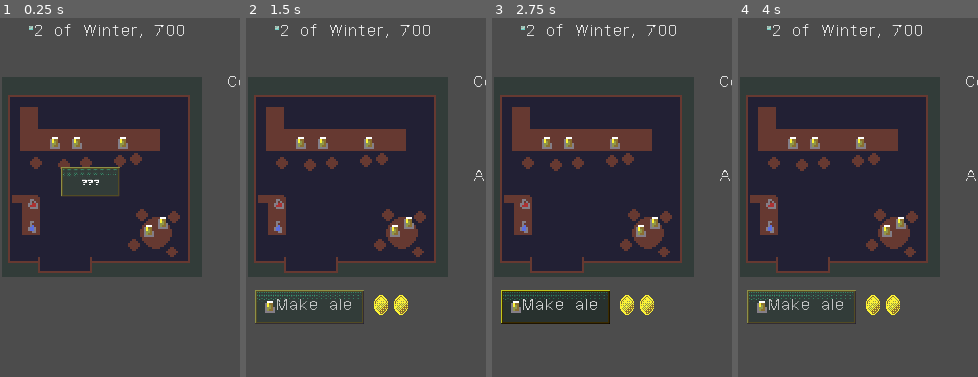
Above: before the commit, frames 1-4 (left to right).
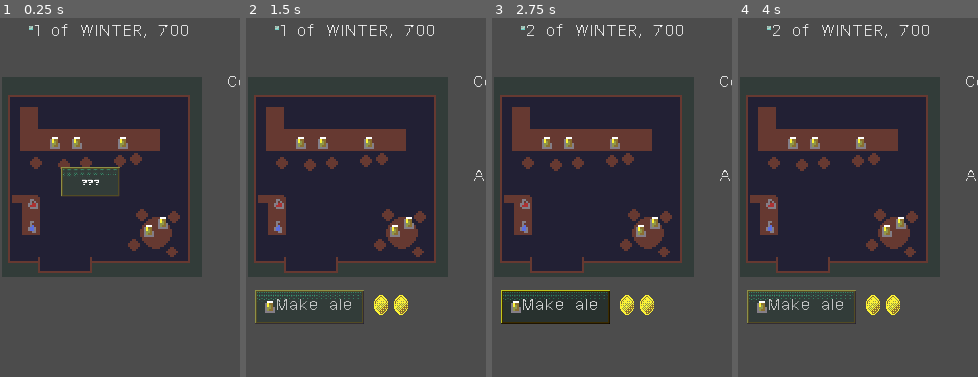
Above: after the commit, the same moments.

Repository: RoxT/InnKeeperUnlimited
Game: Godot game, scene res://Inn.tscn
Same seed, same stepped clock (60 frames per second), same inputs: the game is played once before the commit and once after it.
Inputs (mouse positions are % of the whole screen's width and height, from its top left):
- Up to frame 1 (0.25 s): no input
- Up to frame 2 (1.5 s): click (19, 23) at 0.5 s; click "Next" at 1.25 s
- Up to frame 3 (2.75 s): click "Make ale" at 2 s
- Up to frame 4 (4 s): click "Skills ->" at 2.75 s; click "Back to Inn" at 3.5 s
The pictures show only the part of the screen within x 0-50%, y 0-50%; the shares and areas given below are measured in that part.

The runs differ from the first frame. In frame 1, 0.6% of the frame differs, in the area x 14-79%, y 1-6%; in frame 2, 0.6%; in frame 3, 0.4%; in frame 4, 0.4%.
Error before the commit: Invalid get index 'festivals' (on base: 'Node (Stats.gd)'). (res://scripts/SceneController.gd:69)

Commit message:
festivals cont. Can add supplies

Diff:
--- a/project/DialogScene.tscn
+++ b/project/DialogScene.tscn
@@ -24,7 +24,7 @@
 
 [node name="RichTextLabelTiny" type="RichTextLabel" parent="MarginContainer/VBoxContainer"]
 margin_right = 450.0
-margin_bottom = 656.0
+margin_bottom = 652.0
 size_flags_vertical = 3
 custom_fonts/italics_font = ExtResource( 1 )
 custom_fonts/bold_font = ExtResource( 3 )
@@ -34,11 +34,11 @@
 [b]Hello I'm TinierBold[/b]
 [i]Hello I'm Tinier[/i]"
 text = "HEllo I'm tiny
-[b]Hello I'm TinierBold[/b]
-[i]Hello I'm Tinier[/i]"
+Hello I'm TinierBold
+Hello I'm Tinier"
 
 [node name="Next" type="Button" parent="MarginContainer/VBoxContainer"]
-margin_top = 660.0
+margin_top = 656.0
 margin_right = 450.0
 margin_bottom = 690.0
 rect_min_size = Vector2( 0, 30 )
--- a/project/Inn.tscn
+++ b/project/Inn.tscn
@@ -13,6 +13,7 @@
 [ext_resource path="res://textures/fourxfour.png" type="Texture" id=11]
 [ext_resource path="res://resources/header.tres" type="Theme" id=12]
 [ext_resource path="res://textures/seasons/seasons.tres" type="Theme" id=13]
+[ext_resource path="res://textures/event gladiator.png" type="Texture" id=14]
 
 [sub_resource type="AnimatedTexture" id=1]
 flags = 4
@@ -61,6 +62,20 @@
 "update": 1,
 "values": [ true, false ]
 }
+tracks/3/type = "method"
+tracks/3/path = NodePath("../Inn")
+tracks/3/interp = 1
+tracks/3/loop_wrap = true
+tracks/3/imported = false
+tracks/3/enabled = true
+tracks/3/keys = {
+"times": PoolRealArray( 4 ),
+"transitions": PoolRealArray( 1 ),
+"values": [ {
+"args": [  ],
+"method": "update_stock"
+} ]
+}
 
 [node name="SceneController" type="Node"]
 script = ExtResource( 1 )
@@ -258,6 +273,10 @@
 margin_bottom = 18.0
 text = "10th of Summer"
 
+[node name="FestivalSprite" type="Sprite" parent="Inn/Date"]
+position = Vector2( -20, 4 )
+texture = ExtResource( 14 )
+
 [node name="Sprite" type="Sprite" parent="Inn/Date"]
 position = Vector2( -4, 2 )
 texture = ExtResource( 11 )
@@ -270,11 +289,13 @@
 visible = false
 
 [node name="Panel" type="Panel" parent="Season"]
+modulate = Color( 0, 0, 0, 0 )
 anchor_right = 1.0
 anchor_bottom = 1.0
 theme = ExtResource( 13 )
 
 [node name="Label" type="Label" parent="Season"]
+modulate = Color( 1, 1, 1, 0 )
 margin_left = 202.0
 margin_top = 75.0
 margin_right = 284.0
@@ -285,9 +306,36 @@
 [node name="SeasonPlayer" type="AnimationPlayer" parent="Season"]
 anims/wipe = SubResource( 2 )
 
+[node name="Proceeds" type="CanvasLayer" parent="."]
+layer = 100
+visible = false
+
+[node name="Panel" type="Panel" parent="Proceeds"]
+anchor_right = 1.0
+anchor_bottom = 1.0
+
+[node name="Margin" type="MarginContainer" parent="Proceeds/Panel"]
+anchor_right = 1.0
+anchor_bottom = 1.0
+
+[node name="RichTextLabel" type="RichTextLabel" parent="Proceeds/Panel/Margin"]
+margin_left = 15.0
+margin_top = 15.0
+margin_right = 465.0
+margin_bottom = 705.0
+text = "Proceeds"
+
+[node name="BackToInn" type="Button" parent="Proceeds/Panel"]
+margin_left = 11.0
+margin_top = 664.0
+margin_right = 134.0
+margin_bottom = 698.0
+text = "Back to Inn"
+
 [connection signal="pressed" from="Inn/buttons/ale" to="Inn" method="_on_ale_pressed"]
 [connection signal="pressed" from="Inn/buttons/potion" to="Inn" method="_on_potion_pressed"]
 [connection signal="pressed" from="Inn/buttons/rest" to="Inn" method="_on_rest_pressed"]
 [connection signal="pressed" from="Inn/buttons/SkillsBtn" to="." method="_on_SkillsBtn_pressed"]
 [connection signal="pressed" from="Inn/buttons/OfficeBtn" to="." method="_on_OfficeBtn_pressed"]
 [connection signal="pressed" from="Inn/DialogBtn" to="." method="_on_DialogBtn_pressed"]
+[connection signal="button_down" from="Proceeds/Panel/BackToInn" to="." method="_on_Proceeds_BackToInn_button_down"]
--- a/project/Office.tscn
+++ b/project/Office.tscn
@@ -18,6 +18,7 @@
 brewers = 1
 slime_density = 1.0
 active_posts = [ 1 ]
+festivals_this_month = [  ]
 
 [node name="Office" type="Node2D"]
 script = ExtResource( 1 )
@@ -86,46 +87,47 @@
 text = "0/50"
 align = 2
 
-[node name="Festivals" type="VBoxContainer" parent="MarginContainer/HBox"]
+[node name="FestivalsLabel" type="Label" parent="MarginContainer/HBox"]
 margin_top = 251.0
 margin_right = 450.0
 margin_bottom = 265.0
+text = "Upcoming Festivals"
+
+[node name="Festivals" type="VBoxContainer" parent="MarginContainer/HBox"]
+margin_top = 273.0
+margin_right = 450.0
+margin_bottom = 273.0
 script = ExtResource( 5 )
 
-[node name="Label" type="Label" parent="MarginContainer/HBox/Festivals"]
+[node name="BuffsLabel" type="Label" parent="MarginContainer/HBox"]
+margin_top = 281.0
 margin_right = 450.0
-margin_bottom = 14.0
-text = "Upcoming Festivals"
-
-[node name="BuffsLabel" type="Label" parent="MarginContainer/HBox"]
-margin_top = 273.0
-margin_right = 450.0
-margin_bottom = 287.0
+margin_bottom = 295.0
 
 [node name="TitleB" type="Label" parent="MarginContainer/HBox"]
-margin_top = 295.0
+margin_top = 303.0
 margin_right = 450.0
-margin_bottom = 309.0
+margin_bottom = 317.0
 text = "Billboard Posts"
 align = 1
 
 [node name="Posted" type="VBoxContainer" parent="MarginContainer/HBox"]
-margin_top = 317.0
+margin_top = 325.0
 margin_right = 450.0
-margin_bottom = 317.0
+margin_bottom = 325.0
 script = ExtResource( 4 )
 
 [node name="TitleP" type="Label" parent="MarginContainer/HBox"]
-margin_top = 325.0
+margin_top = 333.0
 margin_right = 450.0
-margin_bottom = 339.0
+margin_bottom = 347.0
 text = "Add Posting"
 align = 1
 
 [node name="Unposted" type="VBoxContainer" parent="MarginContainer/HBox"]
-margin_top = 347.0
+margin_top = 355.0
 margin_right = 450.0
-margin_bottom = 347.0
+margin_bottom = 355.0
 script = ExtResource( 4 )
 
 [node name="BackToInn" type="Button" parent="."]
--- a/project/office/Festivals.gd
+++ b/project/office/Festivals.gd
@@ -1,38 +1,58 @@
 extends VBoxContainer
 
-
-# Declare member variables here. Examples:
-# var a: int = 2
-# var b: String = "text"
-
+var Festival := preload("res://office/festival.tscn")
+var loaded := false
+var game:SaveGame
+var season
 
 # Called when the node enters the scene tree for the first time.
 func _ready() -> void:
-	pass # Replace with function body.
+	assert(game)
+	refresh()
+	loaded = true
 
+func _enter_tree() -> void:
+	if loaded:
+		refresh()
+
+func refresh():
+	var date := game.get_date()
+	if date.season != season:
+		for c in get_children():
+			c.queue_free()
+		for f in festivals[date.season]:
+			f = f as festival
+			var post := Festival.instance()
+			post.game = game
+			post.init(f, tr("SEASONS" + str(season)))
+			add_child(post)
 
 
 var festivals = {
 	S.seasons.WINTER: [
-		festival.new("Gladiator Games", 15, [S.things.ALE, S.things.POTIONS])
+		festival.new(S.festivals.GLADIATOR, "Gladiator Games", 5, [S.things.ALE, S.things.POTIONS], "res://textures/event gladiator.png")
 	],
 	S.seasons.SPRING: [
-		festival.new("Gladiator Games", 15, [S.things.ALE, S.things.POTIONS])
+		festival.new(S.festivals.GLADIATOR, "Gladiator Games", 5, [S.things.ALE, S.things.POTIONS], "res://textures/event gladiator.png")
 	],
 	S.seasons.SUMMER: [
-		festival.new("Gladiator Games", 15, [S.things.ALE, S.things.POTIONS])
+		festival.new(S.festivals.GLADIATOR, "Gladiator Games", 5, [S.things.ALE, S.things.POTIONS], "res://textures/event gladiator.png")
 	],
 	S.seasons.FALL: [
-		festival.new("Gladiator Games", 15, [S.things.ALE, S.things.POTIONS])
+		festival.new(S.festivals.GLADIATOR, "Gladiator Games", 5, [S.things.ALE, S.things.POTIONS], "res://textures/event gladiator.png")
 	],
 }
 
 class festival:
+	var id:int
 	var title:String
 	var day:int
 	var supplies:Array
+	var icon:String
 
-	func _init(new_title, new_day, new_supplies:Array):
+	func _init(new_id:int, new_title, new_day, new_supplies:Array, new_icon:String):
+		id = new_id
 		title=new_title
 		day=new_day
 		supplies=new_supplies
+		icon=new_icon
--- a/project/office/festival.gd
+++ b/project/office/festival.gd
@@ -1,44 +1,82 @@
 extends VBoxContainer
 
-export var save_game_override:Resource
 var game:SaveGame
-var loaded := false
 
 export var title:String
-export var icon:Texture
+export(String, FILE, "*.png") var icon
 export var season:String
-export var day:String
+export var day:int
 export var description:String
 const help_notes := "FESTIVAL_HELP_NOTES"
 export(Array, S.things) var supplies
 export var amount := 10
+var id:int
+var festival:FestivalR
 
 onready var options := $Dialog_VBox/Options
+onready var dialog := $Dialog_VBox
+onready var arrow := $OfficeAction/Arrow
+onready var togo := $Dialog_VBox/ToGo
+onready var reset := $Dialog_VBox/Options/Reset
 
-signal supply_added
+signal changed
+
+func init(f, season:String):
+	id = f.id
+	title = f.title
+	self.season = season
+	day = f.day
+	description = f.title
+	supplies = f.supplies
+	icon = f.icon
 
 # Called when the node enters the scene tree for the first time.
 func _ready() -> void:
 	for c in options.get_children():
 		c.queue_free()
+	reset = Button.new()
+	reset.text = "Remove All"
+	reset.connect("pressed", self, "on_reset_btn_pressed")
 	for supply in supplies:
+		var name_str:String = S.things.keys()[supply]
 		var btn := Button.new()
-		btn.text = "Add " + str(amount) + " " + S.things.keys()[supply].capitalize()
+		btn.text = "Add " + str(amount) + " " + name_str.capitalize()
 		btn.name = S.things.keys()[supply]
 		options.add_child(btn, true)
-		var err := btn.connect("pressed", self, "_on_button_pressed", [S.things.keys()[supply]])
+		var err := btn.connect("pressed", self, "_on_button_pressed", [name_str])
 		if err != OK: push_error("connect err: " + str(err))
-	if !game: game = save_game_override
 	refresh()
-	loaded = true
+	dialog.hide()
 
 func refresh():
+	var shipped := day == game.get_date().day - 1
+	reset.disabled = shipped
 	for c in options.get_children():
 		if S.things.has(c.name):
 			var count := game.get_thing_count(c.name)
 			c.disabled = count < amount
+	togo.text = "To go"
+	if shipped: togo.text += " (shipped)"
+	togo.text += ": "
+	var shipping := game.get_festival_supplies(id) # supply:String : {amount:int}
+	var thing := S.thing(supplies[0])
+	togo.text += str(shipping[thing]) + " " + thing
+	if supplies.size() == 2:
+		thing = S.thing(supplies[1])
+		togo.text += " and " + str(shipping[thing]) + " " + thing
+
+
+func on_reset_btn_pressed():
+	game.reset_festival_supplies(id)
+	refresh()
+	emit_signal("changed")
 
 func _on_button_pressed(supply:String):
-	game.change_thing_count(supply, amount)
+	game.store_festival_supplies(id, supply, amount)
 	refresh()
-	emit_signal("supply_added")
+	emit_signal("changed")
+
+
+func _on_OfficeAction_toggled(button_pressed: bool) -> void:
+	dialog.visible = button_pressed
+	arrow.flip_h = !button_pressed
--- a/project/office/festival.tscn
+++ b/project/office/festival.tscn
@@ -1,34 +1,17 @@
-[gd_scene load_steps=8 format=2]
+[gd_scene load_steps=6 format=2]
 
 [ext_resource path="res://textures/arrow.png" type="Texture" id=1]
 [ext_resource path="res://textures/event gladiator.png" type="Texture" id=2]
 [ext_resource path="res://resources/tinierBold.tres" type="DynamicFont" id=3]
 [ext_resource path="res://office/festival.gd" type="Script" id=4]
-[ext_resource path="res://scripts/SaveGameR.gd" type="Script" id=5]
 [ext_resource path="res://resources/label_theme.tres" type="Theme" id=6]
-
-[sub_resource type="Resource" id=1]
-script = ExtResource( 5 )
-coins = 10
-ale = 20
-slimes = 0
-potions = 5
-hp = 0
-patrons = 3
-turns = 1
-brewers = 1
-slime_density = 1.0
-active_posts = [  ]
 
 [node name="festival" type="VBoxContainer"]
 margin_right = 480.0
 margin_bottom = 151.0
 script = ExtResource( 4 )
-save_game_override = SubResource( 1 )
 title = "Gladiator Games"
-icon = ExtResource( 2 )
 season = "Summer"
-day = "15"
 description = "Fight Fight Fight"
 supplies = [ 0, 1 ]
 
@@ -49,7 +32,7 @@
 [node name="Dialog_VBox" type="VBoxContainer" parent="."]
 margin_top = 46.0
 margin_right = 480.0
-margin_bottom = 170.0
+margin_bottom = 190.0
 
 [node name="Title" type="Label" parent="Dialog_VBox"]
 margin_right = 480.0
@@ -74,10 +57,18 @@
 text = "All supplies set aside will be sold on the date of the festival"
 autowrap = true
 
-[node name="Options" type="HBoxContainer" parent="Dialog_VBox"]
+[node name="ToGo" type="Label" parent="Dialog_VBox"]
 margin_top = 79.0
 margin_right = 480.0
-margin_bottom = 113.0
+margin_bottom = 95.0
+theme = ExtResource( 6 )
+text = "To Go: 20 ale and 10 potions"
+autowrap = true
+
+[node name="Options" type="HBoxContainer" parent="Dialog_VBox"]
+margin_top = 99.0
+margin_right = 480.0
+margin_bottom = 133.0
 
 [node name="Reset" type="Button" parent="Dialog_VBox/Options"]
 margin_right = 116.0
@@ -97,9 +88,9 @@
 text = "Add 10 Potions"
 
 [node name="HSeparator" type="HSeparator" parent="Dialog_VBox"]
-margin_top = 117.0
+margin_top = 137.0
 margin_right = 480.0
-margin_bottom = 124.0
+margin_bottom = 144.0
 custom_constants/separation = 7
 
 [connection signal="toggled" from="OfficeAction" to="." method="_on_OfficeAction_toggled"]
--- a/project/project.godot
+++ b/project/project.godot
@@ -9,6 +9,11 @@
 config_version=4
 
 _global_script_classes=[ {
+"base": "Resource",
+"class": "FestivalR",
+"language": "GDScript",
+"path": "res://scripts/FestivalR.gd"
+}, {
 "base": "Resource",
 "class": "SaveGame",
 "language": "GDScript",
@@ -25,6 +30,7 @@
 "path": "res://skills/RSkillSet.gd"
 } ]
 _global_script_class_icons={
+"FestivalR": "",
 "SaveGame": "",
 "Skill": "",
 "SkillSet": ""
--- /dev/null
+++ b/project/resources/a_festival.tres
@@ -0,0 +1,13 @@
+[gd_resource type="Resource" load_steps=2 format=2]
+
+[ext_resource path="res://scripts/FestivalR.gd" type="Script" id=1]
+
+[resource]
+script = ExtResource( 1 )
+id = 1
+supplies = [ 1, 0 ]
+amounts_saved = {
+0: 20,
+2: 30
+}
+day = 0
--- a/project/resources/office_translations.csv
+++ b/project/resources/office_translations.csv
@@ -7,8 +7,8 @@
 RANDOM3,So and so is becoming an adventurer
 SLIMES_WANTED,Local tavern is paying for slimes
 ESCORTS_WANTED,Local tavern offering to escort travellers
-SPRING,Spring
-SUMMER,Summer
-FALL,Fall
-WINTER,Winter
 FESTIVAL_HELP_NOTES,All supplies set aside will be sold on the date of the festival
+SEASONS0,Spring
+SEASONS1,Summer
+SEASONS2,Fall
+SEASONS3,Winter
--- /dev/null
+++ b/project/scripts/FestivalR.gd
@@ -0,0 +1,22 @@
+class_name FestivalR
+extends Resource
+
+export(S.festivals) var id
+export(Array, S.things) var supplies
+export(Dictionary) var amounts_saved # supply:String : {amount:int}
+export(int) var day
+export(String, FILE, "*.png") var icon
+
+func _init(p_id, p_supplies, p_day, p_icon):
+	id = p_id
+	supplies = p_supplies
+	day = p_day
+	icon = p_icon
+	reset()
+
+func add_amount(supply:String, amount:int):
+	amounts_saved[supply] += amount
+
+func reset():
+	for s in supplies:
+		amounts_saved[S.things.keys()[s]] = 0
--- a/project/scripts/SaveGameR.gd
+++ b/project/scripts/SaveGameR.gd
@@ -13,19 +13,16 @@
 export var potions = 0
 export var hp := 0
 export var patrons := 3
-export var turns := 1 setget set_turns
+export var turns := 1
 export var brewers := 1
 export(float, 1.0) var slime_density := 1.0 setget set_slime_density
 export var active_posts := []
+export(Array, Resource) var festivals_this_month
 
 static func new_game():
 	return load("res://resources/new_game.tres").duplicate()
 
-func set_turns(value:int):
-	push_error("Use pass time to change turns")
-
-func pass_time():
-	turns += 1
+func save_game():
 	var err := ResourceSaver.save(PATH, self)
 	if err != OK:
 		push_error("Error saving to : " + PATH + " error code: " +str(err))
@@ -57,27 +54,63 @@
 		_:
 			push_error("Thing not found! " + thing)
 
+func store_festival_supplies(festival_id:int, supply:String, amount:int):
+	var found = false
+	for f in festivals_this_month:
+		f = f as FestivalR
+		if f.id == festival_id:
+			f.add_amount(supply, amount)
+			found = true
+			break
+	assert(found, str(festival_id) + " not found after " + get_date().get_date_string())
+	change_thing_count(supply, -amount)
+
+func reset_festival_supplies(festival_id:int):
+	for f in festivals_this_month:
+		if f.id == festival_id:
+			f = f as FestivalR
+			for s in f.supplies:
+				change_thing_count(s, f.amounts_saved[S.thing(s)])
+			f.reset()
+
+# supply:String : {amount:int}
+func get_festival_supplies(festival_id:int)->Dictionary:
+	for f in festivals_this_month:
+		if f.id == festival_id:
+			return f.amounts_saved
+	assert(false, str(festival_id) + " not found after " + get_date().get_date_string())
+	return {}
+
+func get_date()->DATE:
+	return DATE.new(turns)
 
 class DATE:
 	var season:int
 	var day:int
 	var year:int
-	const DAYS_PER_SEASON := 30
+	const DAYS_PER_SEASON := 10
 	func _init(turn:int):
-		var date = turn % 40 + 1
-		if date <= 10:
+		var turn_of_year = turn % (DAYS_PER_SEASON*4)
+		if turn_of_year+1 <= DAYS_PER_SEASON:
 			season = S.seasons.WINTER
-		elif date <= 20:
+		elif turn_of_year+1 <= (DAYS_PER_SEASON*2):
 			season = S.seasons.SPRING
-		elif date <= 30:
+		elif turn_of_year+1 <= (DAYS_PER_SEASON*3):
 			season = S.seasons.SUMMER
-		elif date <= 40:
+		elif turn_of_year+1 <= (DAYS_PER_SEASON*4):
 			season = S.seasons.FALL
-		day = turn % 40 % DAYS_PER_SEASON + 1
-		year = 700 + int(turn/40)
+		day = turn_of_year % DAYS_PER_SEASON + 1
+		year = 700 + int(turn/(DAYS_PER_SEASON*4))
 
 	func get_date_string()->String:
-		return str(day) + " of " + tr(get_season_label()) + ", " + str(year)
+		var string := str(day) + " of " + tr(get_season_label()) + ", " + str(year)
+		return string
 
 	func get_season_label()->String:
 		return S.seasons.keys()[season]
+
+func get_todays_festival()->FestivalR:
+	for f in festivals_this_month:
+		if f.day == get_date().day:
+			return f
+	return null
--- a/project/scripts/SceneController.gd
+++ b/project/scripts/SceneController.gd
@@ -2,9 +2,11 @@
 
 onready var inn := $Inn
 onready var season := $Season
+onready var proceeds := $Proceeds
 onready var dialog:Node =  preload("res://DialogScene.tscn").instance()
 onready var skills := preload("res://skills/UISkills.tscn").instance()
 onready var office := preload("res://Office.tscn").instance()
+
 
 var active_scene:Node
 var event_queue := [S.events.OPENING]
@@ -33,7 +35,10 @@
 	office.game = save_game
 
 func new_game():
- save_game = SaveGame.new_game()
+	save_game = SaveGame.new_game()
+	for f in office.get_festivals()[save_game.get_date().season]:
+		var r = FestivalR.new(f.id, f.supplies, f.day, f.icon)
+		save_game.festivals_this_month.append(r)
 
 func _on_back_to_inn():
 	remove_child(active_scene)
@@ -57,20 +62,39 @@
 		inn.get_node("buttons/SkillsBtn/ColorRect").show()
 
 func _on_time_passed():
+	save_game.turns += 1
 	if S.ale_penalty > 0: S.ale_penalty -= 1
 	office.pass_time()
 
-	var date := save_game.DATE.new(save_game.turns+1)
+	var date := save_game.get_date()
 	if date.day == 1:
 		season.get_node("Panel").theme_type_variation = date.get_season_label()
 		season.get_node("Label").text = tr(date.get_season_label())
 		season.get_node("SeasonPlayer").play("wipe")
+		save_game.festivals_this_month.clear()
+		for f in office.get_festivals()[date.season]:
+			var r = FestivalR.new(f.id, f.supplies, f.day, f.icon)
+			save_game.festivals_this_month.append(r)
 	else:
-		for f in S.festivals[date.season]:
-			if date.day == f.day:
-				#show festival proceeds
-				pass
-	save_game.pass_time()
+		var f := save_game.get_todays_festival() as FestivalR
+		if f:
+			proceeds.get_node("Panel").show()
+			var label:RichTextLabel = proceeds.get_node("Panel/Margin/RichTextLabel")
+			label.clear()
+			label.add_image(load(f.icon))
+			label.add_text("Proceeds from " + S.festivals.keys()[f.id])
+			label.newline()
+			label.add_text("Sold: ")
+			label.newline()
+			proceeds.hide()
+			for s in f.supplies:
+				var thing:String = S.things.keys()[s]
+				if f.amounts_saved[thing] > 0:
+					proceeds.show()
+				label.add_text(thing + ": " + str(f.amounts_saved[thing]))
+				label.newline()
+		inn.update_stock()
+	save_game.save_game()
 
 func on_no_ale():
 	S.ale_penalty = 10
@@ -104,3 +128,6 @@
 	remove_child(inn)
 	add_child(dialog)
 	dialog.show_text(event_queue.pop_front())
+
+func _on_Proceeds_BackToInn_button_down() -> void:
+	proceeds.hide()
--- a/project/scripts/Stats.gd
+++ b/project/scripts/Stats.gd
@@ -15,6 +15,9 @@
 	REST,
 	COINS
 }
+
+func thing(index:int)->String:
+	return things.keys()[index]
 
 enum actions {
 	BREWER
@@ -58,6 +61,13 @@
 func _ready() -> void:
 	pass # Replace with function body.
 
+enum festivals {
+	GLADIATOR,
+	HARVEST
+}
+
+
+
 
 # Called every frame. 'delta' is the elapsed time since the previous frame.
 #func _process(delta: float) -> void:
--- a/project/scripts/scenes/Inn.gd
+++ b/project/scripts/scenes/Inn.gd
@@ -123,9 +123,9 @@
 		game.hp -= 1
 		$stock/hp.text = "HP: " + str(game.hp)
 
-	update_stock()
 
-	print("average ale: " + str(round(total_ale/game.turns+1)) + " potions: " + str(round(total_potions/game.turns+1)) + " slimes: " + str(round(total_slimes/game.turns+1)) + " patrons_delta: " + str(patrons_delta) + " popularity: " + str(direction))
+
+	#print("average ale: " + str(round(total_ale/game.turns+1)) + " potions: " + str(round(total_potions/game.turns+1)) + " slimes: " + str(round(total_slimes/game.turns+1)) + " patrons_delta: " + str(patrons_delta) + " popularity: " + str(direction))
 
 	emit_signal("time_passed")
 
@@ -136,6 +136,13 @@
 	$stock/ale.text = "Ale: " + str(game.ale)
 	var date := game.DATE.new(game.turns)
 	$Date.text = date.get_date_string()
+	var festival = game.get_todays_festival()
+	if festival:
+		$Date/FestivalSprite.texture = load(festival.icon)
+		$Date/FestivalSprite.show()
+	else:
+		$Date/FestivalSprite.hide()
+
 	$Date/Sprite.frame = date.season
 
 func adjust_children(amt:int, node: Position2D, tex:Texture):
--- a/project/scripts/scenes/Office.gd
+++ b/project/scripts/scenes/Office.gd
@@ -22,8 +22,7 @@
 
 # Called when the node enters the scene tree for the first time.
 func _ready() -> void:
-	if get_parent().name == "root":
-		game = save_game_override if save_game_override else SaveGame.new_game()
+
 	assert(game)
 	init()
 	loaded = true
@@ -34,10 +33,16 @@
 
 func _enter_tree() -> void:
 	if loaded: init()
+	elif get_parent().name == "root":
+		game = save_game_override if save_game_override else SaveGame.new_game()
 	#TODO refresh
+	$MarginContainer/HBox/Festivals.game = game
 
 func _on_BackToInn_pressed() -> void:
 	emit_signal("back_to_inn")
+
+func get_festivals()->Dictionary:
+	return $MarginContainer/HBox/Festivals.festivals
 
 func init():
 	road_score.text = str(S.road_quality)
@@ -64,6 +69,7 @@
 			l.text = tr(g)
 			gossip_label.add_child(l)
 
+
 func _on_post_action(is_active:bool, post_const:String):
 	add_gossip(post_const, is_active)
 
--- a/project/skills/SkillDialogScene.tscn
+++ b/project/skills/SkillDialogScene.tscn
@@ -32,7 +32,7 @@
 
 [node name="RichTextLabelTiny" type="RichTextLabel" parent="MarginContainer/VBoxContainer"]
 margin_right = 450.0
-margin_bottom = 659.0
+margin_bottom = 652.0
 size_flags_vertical = 3
 custom_fonts/italics_font = ExtResource( 1 )
 custom_fonts/bold_font = ExtResource( 3 )
@@ -40,7 +40,7 @@
 text = "The ale flows"
 
 [node name="Back" type="Button" parent="MarginContainer/VBoxContainer"]
-margin_top = 663.0
+margin_top = 656.0
 margin_right = 450.0
 margin_bottom = 690.0
 text = "Back"
--- a/project/skills/UISkill.tscn
+++ b/project/skills/UISkill.tscn
@@ -23,15 +23,15 @@
 margin_bottom = 31.0
 
 [node name="TitleLabel" type="Label" parent="VBox/HBox"]
-margin_right = 28.0
+margin_right = 39.0
 margin_bottom = 31.0
 rect_min_size = Vector2( 0, 31 )
 text = "Rest"
 valign = 1
 
 [node name="TextureProgress" type="TextureProgress" parent="VBox/HBox"]
-margin_left = 32.0
-margin_right = 332.0
+margin_left = 43.0
+margin_right = 343.0
 margin_bottom = 31.0
 theme = ExtResource( 3 )
 max_value = 5.0
@@ -61,5 +61,5 @@
 [node name="LevelUpBtn" type="Button" parent="VBox"]
 margin_top = 53.0
 margin_right = 450.0
-margin_bottom = 80.0
+margin_bottom = 87.0
 text = "Level up Rest"
Not shown: 1 places in project/Inn.tscn that only renumber resources
Binary file changed: project/resources/office_translations.en.translation
